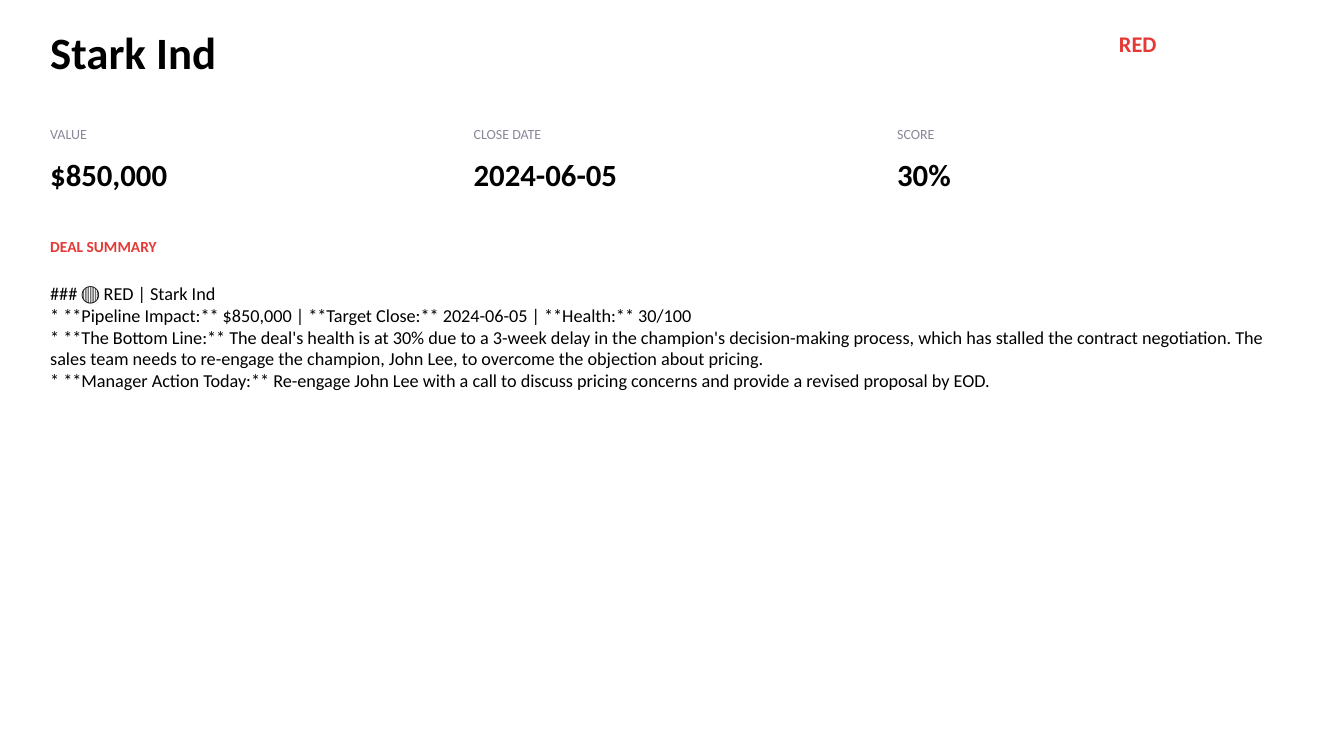
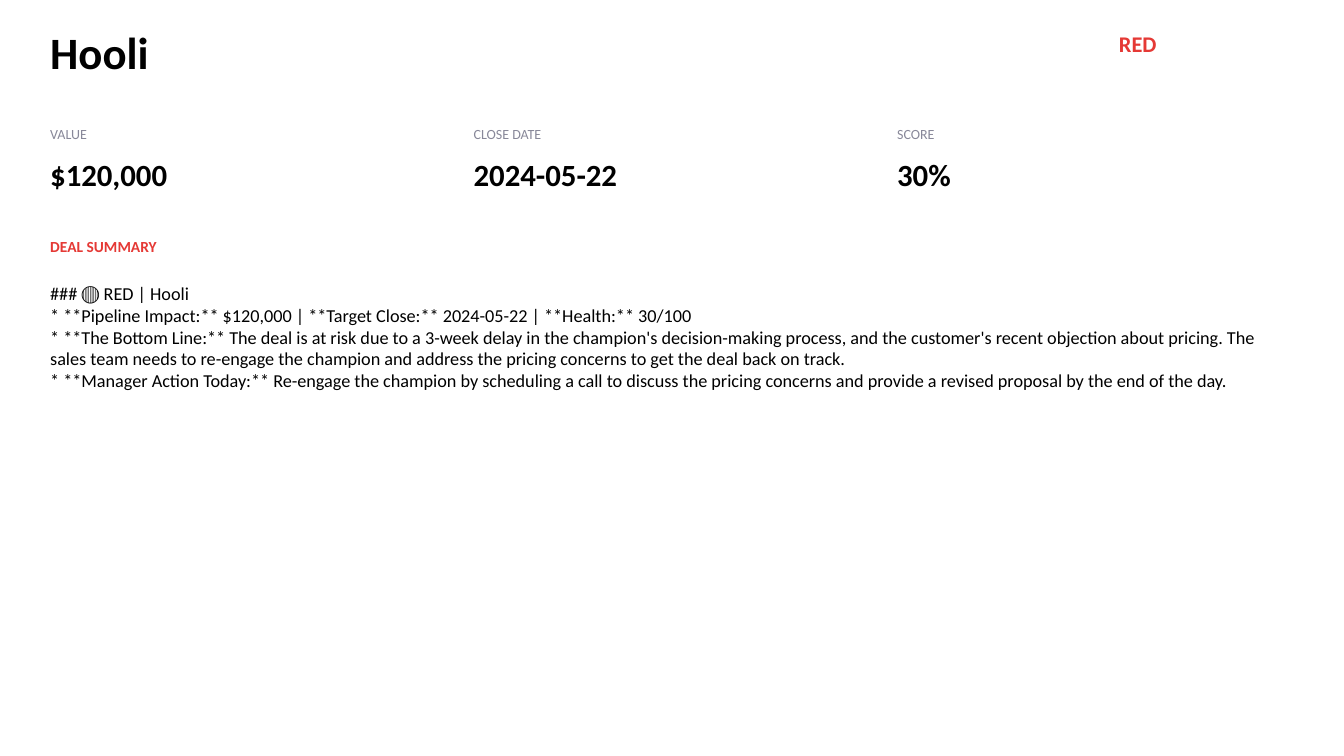
Before and after one commit to vineeta07/Piratesofcoralbean, a slide deck: slide 8 of backend/outputs/pipeline_deck.pptx (slide 6 before the commit). Drawn at 1344x756 pixels with LibreOffice and Linux fonts; fonts in the diff are those of the drawing. Boxes give left, top, right and bottom in pixels: in the first picture for what was removed or moved away, otherwise in the second. Text is boxed around its words. In the diff, an @@ line names an element or a change of style, - is before the commit and + after.

```diff
--- a/backend/outputs/pipeline_deck.pptx
+++ b/backend/outputs/pipeline_deck.pptx
@@ text at (50, 37, 148, 70): text changed @@
-Stark Ind
+Hooli
@@ text at (50, 165, 167, 190): text changed @@
-$850,000
+$120,000
@@ text at (474, 165, 617, 187): text changed @@
-2024-06-05
+2024-05-22
@@ text at (50, 287, 1254, 390): text changed @@
-### 🔴 RED | Stark Ind
-* **Pipeline Impact:** $850,000 | **Target Close:** 2024-06-05 | **Health:** 30/100
-* **The Bottom Line:** The deal's health is at 30% due to a 3-week delay in the champion's decision-making process, which has stalled the contract negotiation. The sales team needs to re-engage the champion, John Lee, to overcome the objection about pricing.
-* **Manager Action Today:** Re-engage John Lee with a call to discuss pricing concerns and provide a revised proposal by EOD.
+### 🔴 RED | Hooli
+* **Pipeline Impact:** $120,000 | **Target Close:** 2024-05-22 | **Health:** 30/100
+* **The Bottom Line:** The deal is at risk due to a 3-week delay in the champion's decision-making process, and the customer's recent objection about pricing. The sales team needs to re-engage the champion and address the pricing concerns to get the deal back on track.
+* **Manager Action Today:** Re-engage the champion by scheduling a call to discuss the pricing concerns and provide a revised proposal by the end of the day.
```
Also in this commit, not shown: 10 other slides changed, 4 other files.
